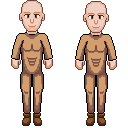
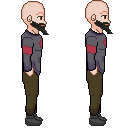
Layer changes from the first 128x128 image to the second:
added layer "neutral copy" above "Pasted Layer #2" over [21, 0, 113, 126]
hid "Pasted Layer" over [11, 0, 53, 126]
hid "Pasted Layer copy" over [75, 1, 117, 126]
